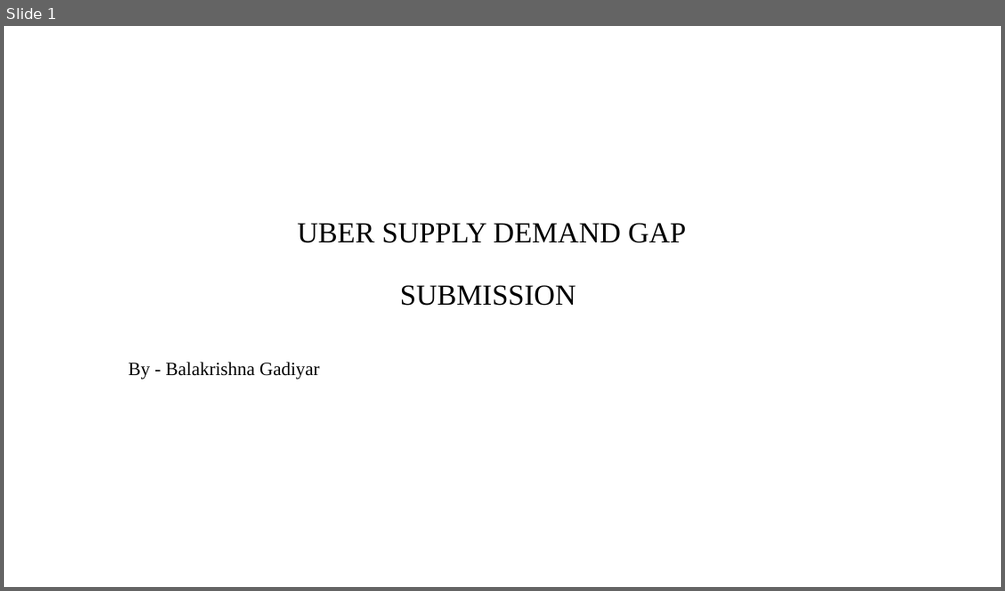
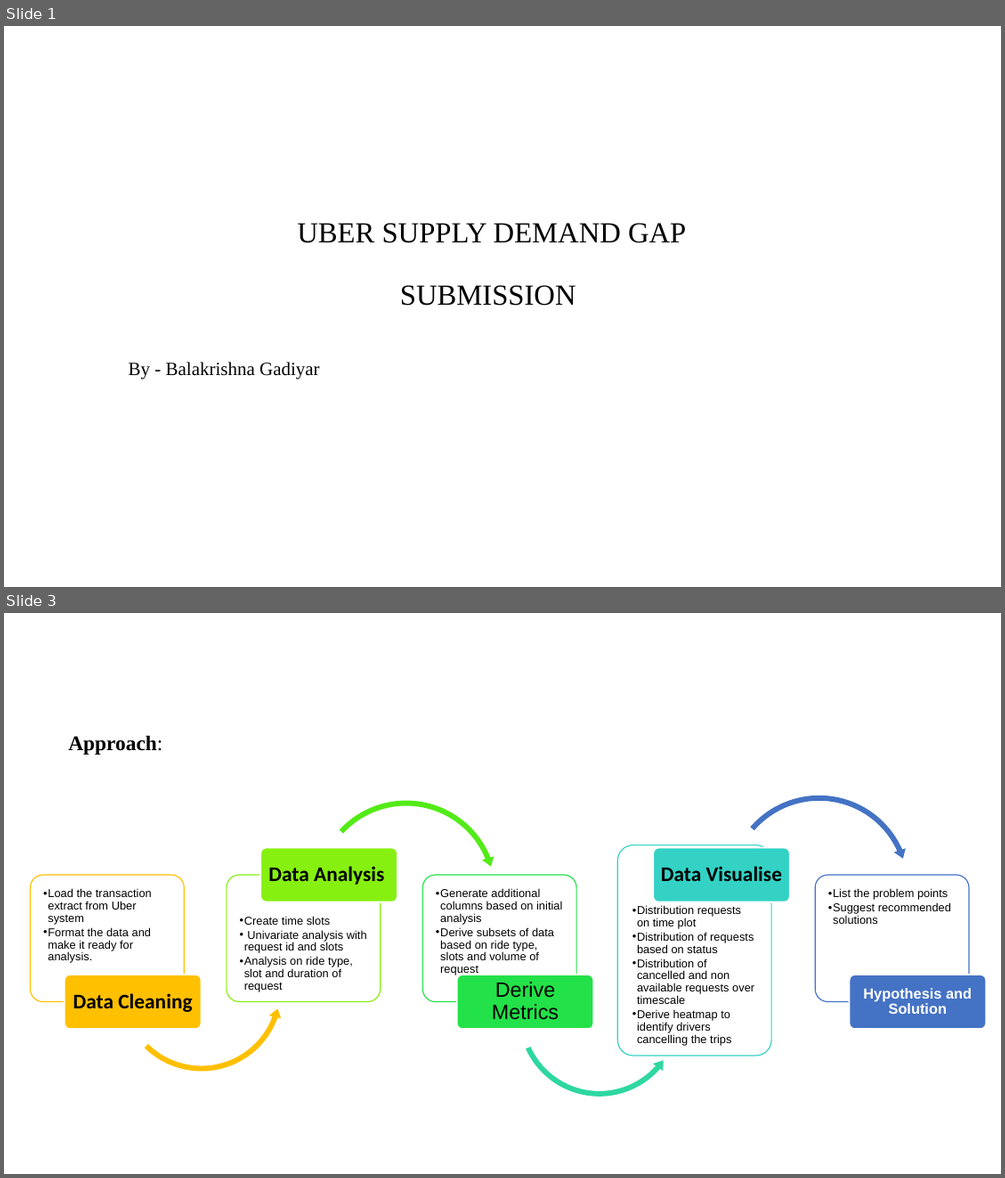
Before and after one commit to gladiatorlearns/PGDDS, a slide deck: Statistics and Exploratory Data Analytics/Uber Assignment/Uber Supply Demand Gap.pptx. Shown one above the other, each under a label of ours: slide 1 before the commit, slides 1 and 3 after it; the slides between them are not shown. The pictures are 1005x591 and 1005x1178 pixels, drawn with LibreOffice and Linux fonts; fonts in the diff are those of the drawing; background and template pictures are left out. Boxes give left, top, right and bottom in pixels: in the first picture for what was removed or moved away, otherwise in the second. Text is boxed around its words. In the diff, an @@ line names an element or a change of style, - is before the commit and + after.

Commit message:
uber

```diff
--- a/Statistics and Exploratory Data Analytics/Uber Assignment/Uber Supply Demand Gap.pptx
+++ b/Statistics and Exploratory Data Analytics/Uber Assignment/Uber Supply Demand Gap.pptx
@@ slide 3 added at (x1=4, y1=613, x2=1001, y2=1174), background #FFFFFF @@
@@ title added at (x1=68, y1=735, x2=162, y2=755), 20 pt, text #000000, bold @@
+Approach:
@@ group added at (x1=30, y1=775, x2=986, y2=1100): 10 rounded rectangles, 10 texts, 2 left circular arrows, 2 circular arrows @@
+  • Load the transaction extract from Uber system
+  • Format the data and make it ready for analysis.
+Data Cleaning
+  • Create time slots
+  • Univariate analysis with request id and slots
+  • Analysis on ride type, slot and duration of request
+Data Analysis
+  • Generate additional columns based on initial analysis
+  • Derive subsets of data based on ride type, slots and volume of request
+Derive Metrics
+  • Distribution requests on time plot
+  • Distribution of requests based on status
+  • Distribution of cancelled and non available requests over timescale
+  • Derive heatmap to identify drivers cancelling the trips
+Data Visualise
+  • List the problem points
+  • Suggest recommended solutions
+Hypothesis and Solution
```
Also in this commit, not shown: 6 other slides added, 9 slides removed, 4 other files.
